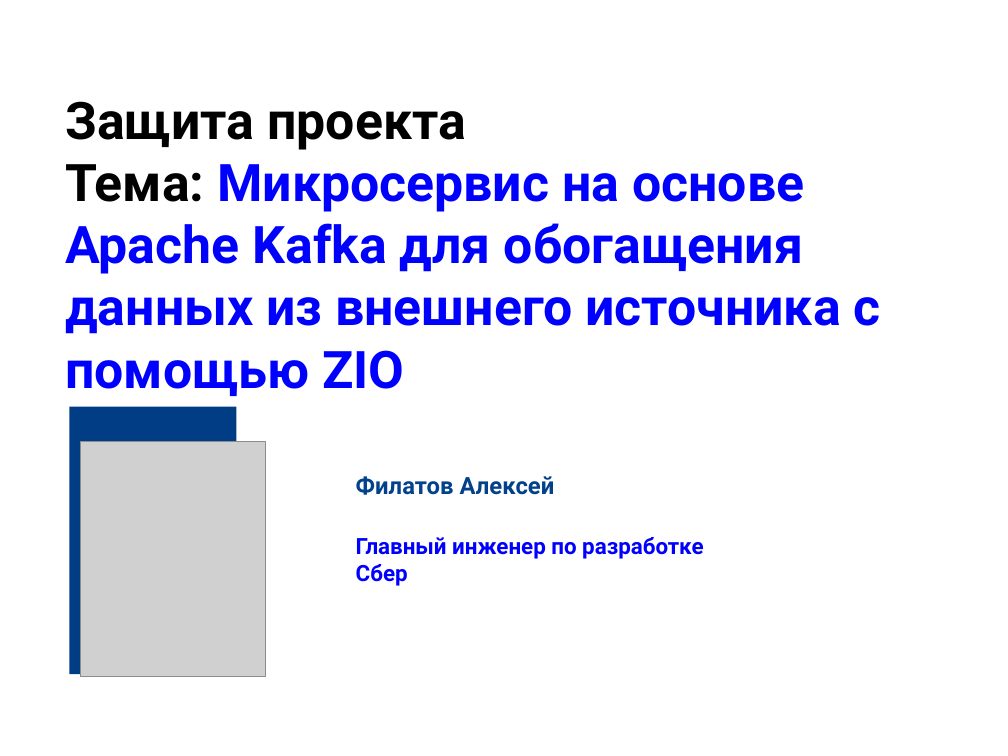
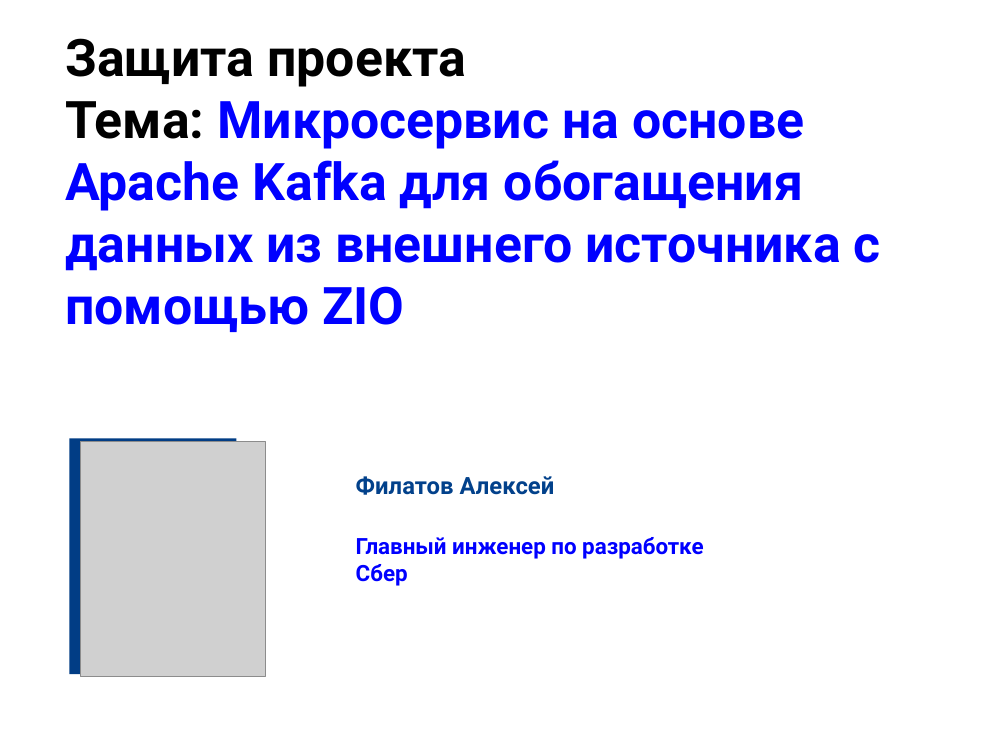
Before and after one commit to AlekseyFilatov/-OTUS_hw_kafka, a slide deck: slide 3 of project/Защита_проекта_Микросервис_на_основе_Apache_Kafka.pptx. Drawn at 1008x756 pixels with LibreOffice and Linux fonts; fonts in the diff are those of the drawing; grey boxes stand for pictures; background and template pictures are left out. Boxes give left, top, right and bottom in pixels: in the first picture for what was removed or moved away, otherwise in the second. Text is boxed around its words. In the diff, an @@ line names an element or a change of style, - is before the commit and + after.

```diff
--- a/project/Защита_проекта_Микросервис_на_основе_Apache_Kafka.pptx
+++ b/project/Защита_проекта_Микросервис_на_основе_Apache_Kafka.pptx
@@ title "Защита проекта": place and size @@
-title "Защита проекта" at (65, 101, 881, 396)
+title "Защита проекта" at (65, 38, 881, 332)
@@ rectangle: place and size @@
-rectangle at (70, 407, 237, 674)
+rectangle at (70, 438, 237, 674)
```
Also in this commit, not shown: 1 other file.
